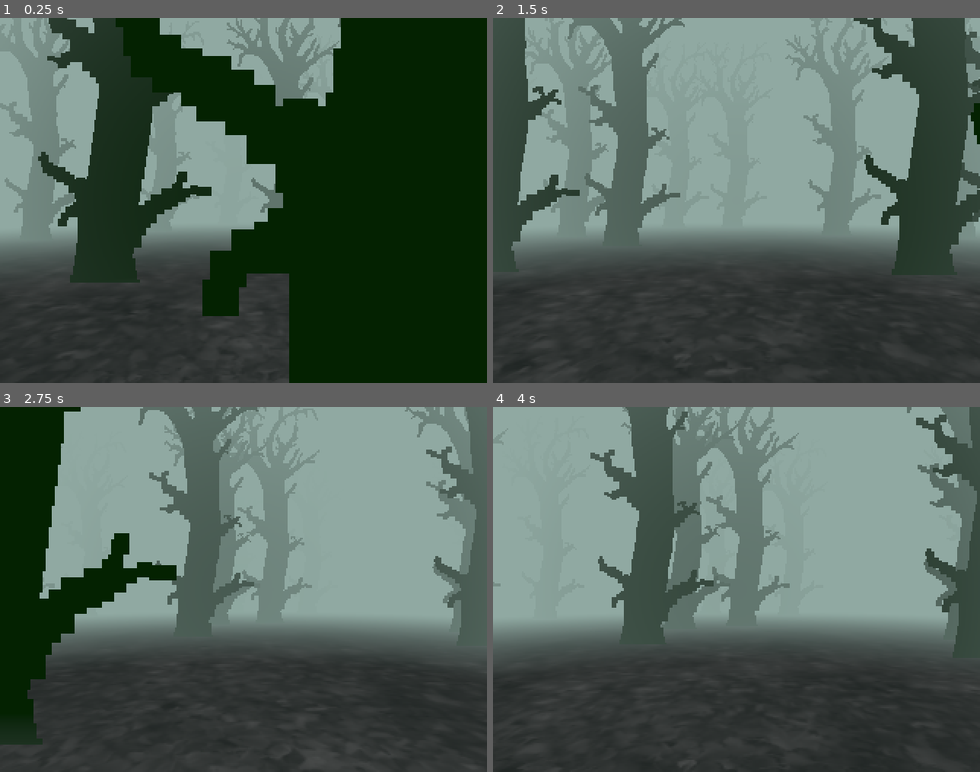
Above: before the commit, frames 1-4 (two rows, left to right).
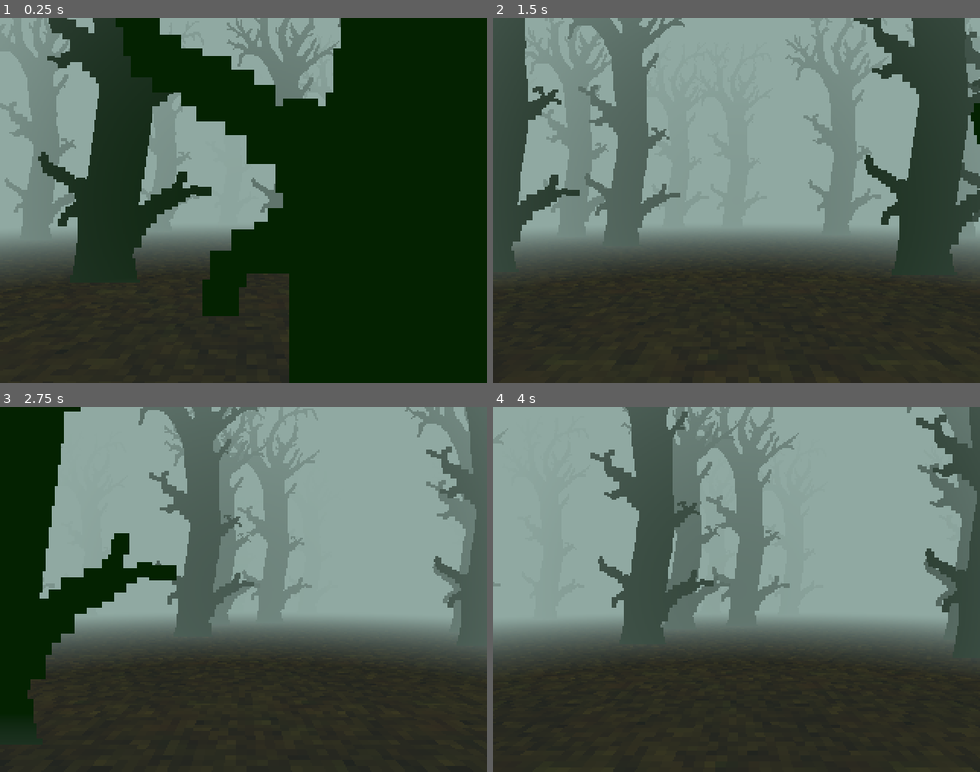
Above: after the commit, the same moments.

Repository: cat-in-the-dark/igrovoe-varenie-5--les
Game: Godot game, scene res://scenes/levels/level_les.tscn
Same seed, same stepped clock (60 frames per second), same inputs: the game is played once before the commit and once after it.
Inputs:
- Up to frame 1 (0.25 s): no input
- Up to frame 2 (1.5 s): tap Enter at 0.5 s; hold D (move_right) 0.53-1.28 s; hold S (move_back) from 1.28 s (still down)
- Up to frame 3 (2.75 s): release S (move_back) at 2.03 s; hold D (move_right) from 2.03 s (still down)
- Up to frame 4 (4 s): release D (move_right) at 2.78 s; hold W (move_forward) 2.78-3.53 s; hold A (move_left) from 3.53 s (still down)

The runs differ from the first frame. In frame 1, 1.8% of the frame differs, in the area x 1-60%, y 70-100%; in frame 2, 3.5%; in frame 3, 4.0%, in the area x 0-100%, y 67-100%; in frame 4, 3.8%.

Commit message:
add izba

Diff:
--- a/resources/leaves/leaves.tres
+++ b/resources/leaves/leaves.tres
@@ -1,9 +1,9 @@
 [gd_resource type="StandardMaterial3D" load_steps=2 format=3 uid="uid://bqkcf5x3gf0co"]
 
-[ext_resource type="Texture2D" uid="uid://cldxhsf7cywq" path="res://resources/leaves/leaves.jpg" id="1_dibu3"]
+[ext_resource type="Texture2D" uid="uid://coy3u0qmfq44u" path="res://resources/leaves/leaves.jpg" id="1_usuuj"]
 
 [resource]
-shading_mode = 0
-albedo_color = Color(0.3372549, 0.3372549, 0.3372549, 1)
-albedo_texture = ExtResource("1_dibu3")
-uv1_scale = Vector3(8, 8, 8)
+albedo_color = Color(0.43137255, 0.45882353, 0.33333334, 1)
+albedo_texture = ExtResource("1_usuuj")
+uv1_scale = Vector3(16, 16, 16)
+texture_filter = 0
--- a/scenes/levels/level_les.gd
+++ b/scenes/levels/level_les.gd
@@ -20,7 +20,6 @@
 		if ch is Tile:
 			var idx := world_to_tile_index(ch.position)
 			tiles[idx] = ch
-	print(tiles)
 
 func spawn_tile(idx: Vector2i):
 	if tiles.get(idx):
--- a/scenes/main/forest/forest.tscn
+++ b/scenes/main/forest/forest.tscn
@@ -1,7 +1,7 @@
 [gd_scene load_steps=5 format=3 uid="uid://cwdli0jpslv01"]
 
 [ext_resource type="Script" uid="uid://ix63wx07aw2p" path="res://scenes/main/forest/generator.gd" id="1_upibj"]
-[ext_resource type="PackedScene" uid="uid://cv1llrj3s3ykw" path="res://scenes/main/trees/tree.tscn" id="2_0h5of"]
+[ext_resource type="PackedScene" uid="uid://b3is738jkgolj" path="res://scenes/main/izba/izba_door.tscn" id="3_2t7pk"]
 [ext_resource type="Material" uid="uid://bqkcf5x3gf0co" path="res://resources/leaves/leaves.tres" id="3_cc8ww"]
 
 [sub_resource type="PlaneMesh" id="PlaneMesh_2j70g"]
@@ -10,9 +10,11 @@
 
 [node name="forest" type="Node3D"]
 script = ExtResource("1_upibj")
-prefab = ExtResource("2_0h5of")
 
 [node name="floor" type="MeshInstance3D" parent="."]
 transform = Transform3D(1, 0, 0, 0, 1, 0, 0, 0, 1, 16, 0, 16)
 mesh = SubResource("PlaneMesh_2j70g")
 skeleton = NodePath("../..")
+
+[node name="IzbaDoor" parent="." instance=ExtResource("3_2t7pk")]
+transform = Transform3D(1, 0, 0, 0, 1, 0, 0, 0, 1, 16, 0, 16)
--- a/scenes/main/forest/generator.gd
+++ b/scenes/main/forest/generator.gd
@@ -1,7 +1,8 @@
 class_name Tile
 extends Node3D
 
-@export var prefab: PackedScene
+@onready var tree_prefab: PackedScene = preload("res://scenes/main/trees/tree.tscn")
+
 @export var size: float = 32
 @export var spacing: float = 4
 @export var jitter: float = 1
@@ -19,7 +20,7 @@
 func spawn_object(points: Array[Vector2]):
 	for i in len(points):
 		var point = points[i]
-		var obj: Node3D = prefab.instantiate()
+		var obj: Node3D = tree_prefab.instantiate()
 		self.add_child(obj)
 		obj.position = Vector3(point.x, 0, point.y)
 		if i % 5 == 0:
--- /dev/null
+++ b/scenes/main/izba/izba_door.tscn
@@ -0,0 +1,22 @@
+[gd_scene load_steps=3 format=3 uid="uid://b3is738jkgolj"]
+
+[ext_resource type="Texture2D" uid="uid://cmslnu342v2sb" path="res://resources/izba/izba.png" id="1_4jxbv"]
+
+[sub_resource type="BoxShape3D" id="BoxShape3D_4jxbv"]
+
+[node name="IzbaDoor" type="Node3D"]
+
+[node name="Area3D" type="Area3D" parent="."]
+
+[node name="CollisionShape3D" type="CollisionShape3D" parent="Area3D"]
+shape = SubResource("BoxShape3D_4jxbv")
+
+[node name="Sprite3D" type="Sprite3D" parent="."]
+transform = Transform3D(1, 0, 0, 0, 1, 0, 0, 0, 1, 0, 1.6, 0)
+pixel_size = 0.05
+billboard = 2
+shaded = true
+texture_filter = 0
+texture = ExtResource("1_4jxbv")
+region_enabled = true
+region_rect = Rect2(8, 0, 48, 64)
Not shown, added: export_presets.cfg
Binary file added: resources/izba/izba.aseprite
Binary file added: resources/izba/izba.png
Not shown, changed: resources/izba/izba.png.import
Binary file changed: resources/leaves/leaves.jpg
